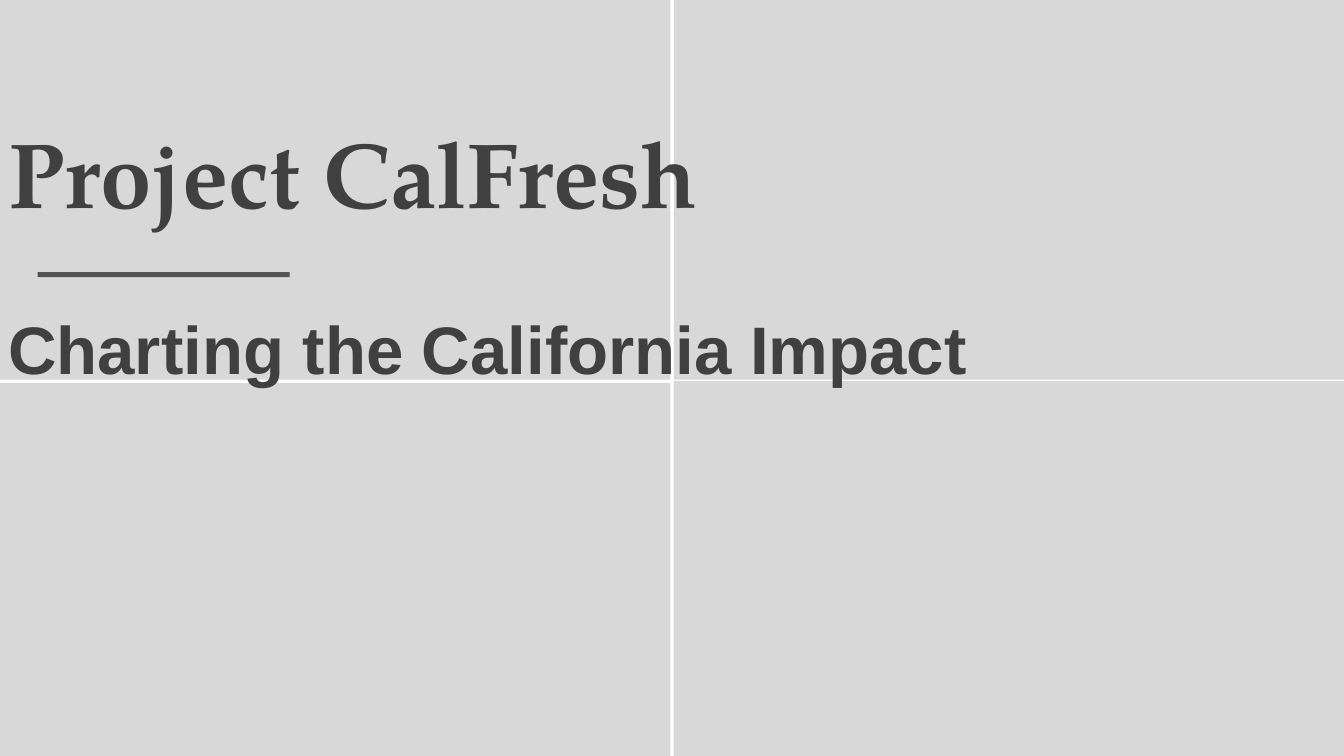
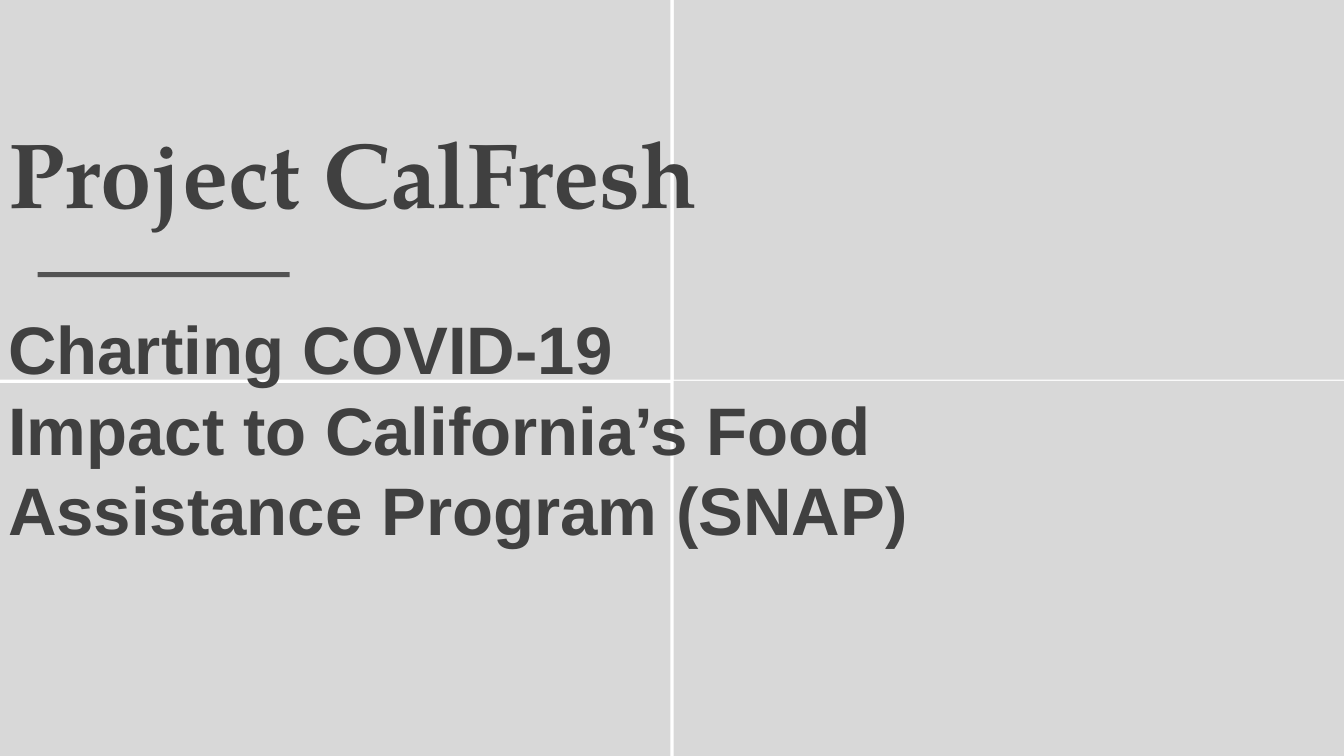
Before and after one commit to speedracer05/Covid_CalFresh, a slide deck: slide 1 of Presentation/Covid_CalFresh_v.01.pptx. Drawn at 1344x756 pixels with LibreOffice and Linux fonts; fonts in the diff are those of the drawing; background and template pictures are left out. Boxes give left, top, right and bottom in pixels: in the first picture for what was removed or moved away, otherwise in the second. Text is boxed around its words. In the diff, an @@ line names an element or a change of style, - is before the commit and + after.

```diff
--- a/Presentation/Covid_CalFresh_v.01.pptx
+++ b/Presentation/Covid_CalFresh_v.01.pptx
@@ text at [8, 325, 907, 548]: text changed @@
-Charting the California Impact
+Charting COVID-19
+Impact to California’s Food
+Assistance Program (SNAP)
```
Also in this commit, not shown: 3 other slides changed, 1 slide added, 1 slide removed.
